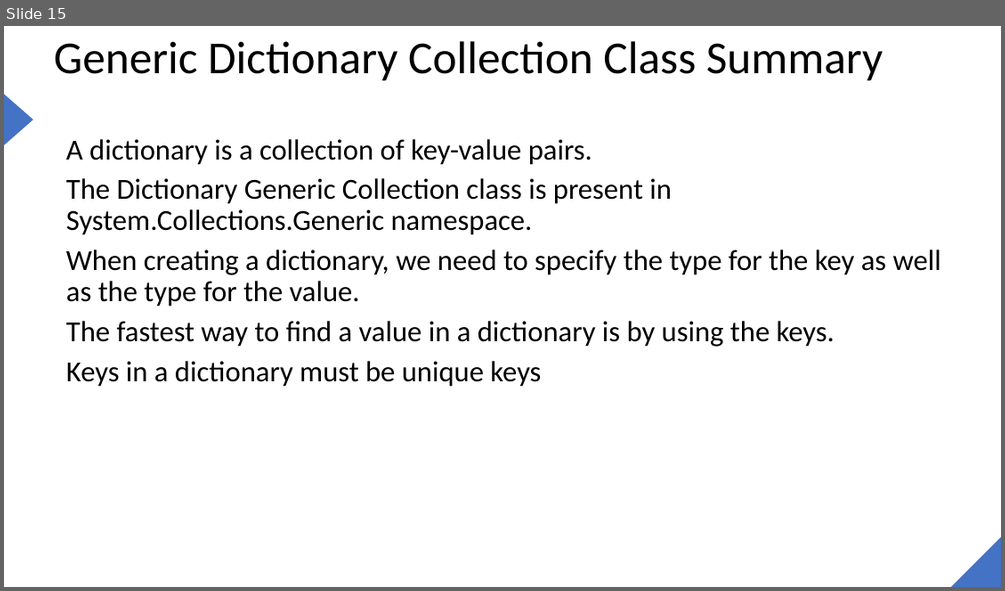
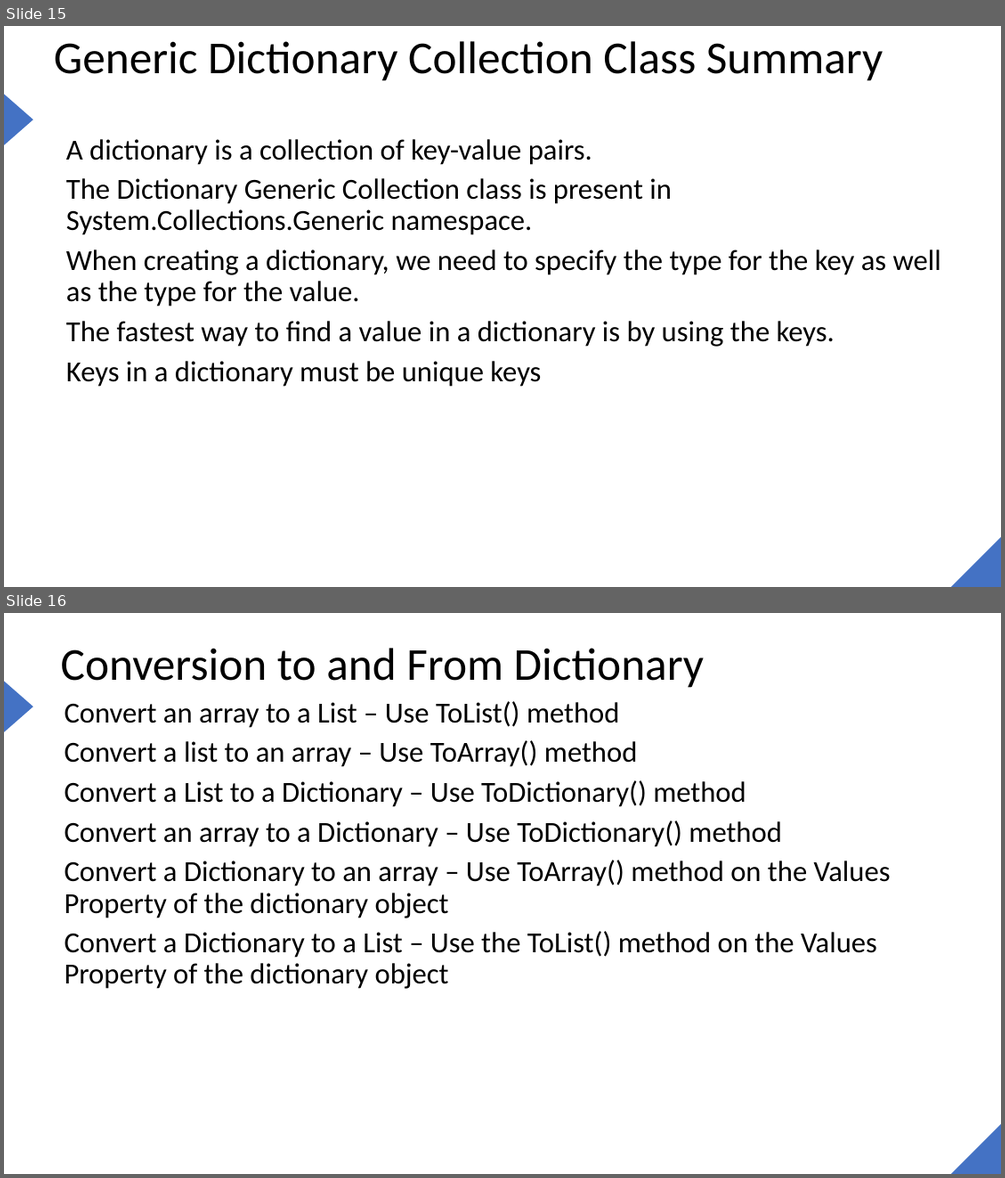
Before and after one commit to joe6276/The-sharp-Repo, a slide deck: Slides/4. Datatypes/Collections/Generic Collection/Dictionary.pptx. Shown one above the other, each under a label of ours: slide 15 before the commit, slides 15 and 16 after it. The pictures are 1005x591 and 1005x1178 pixels, drawn with LibreOffice and Linux fonts; fonts in the diff are those of the drawing. Boxes give left, top, right and bottom in pixels: in the first picture for what was removed or moved away, otherwise in the second. Text is boxed around its words. In the diff, an @@ line names an element or a change of style, - is before the commit and + after.

Commit message:
Working on Differences between List vs Dictionary

```diff
--- a/Slides/4. Datatypes/Collections/Generic Collection/Dictionary.pptx
+++ b/Slides/4. Datatypes/Collections/Generic Collection/Dictionary.pptx
@@ slide 16 added at (4,613,1001,1174), background #FFFFFF; not listed: 2 template elements that a slide beside it also shows @@
@@ title added at (61,648,704,688), 44 pt, text #000000 @@
+Conversion to and From Dictionary
@@ text added at (65,701,890,989), 28 pt, text #000000 @@
+Convert an array to a List – Use ToList() method
+Convert a list to an array – Use ToArray() method
+Convert a List to a Dictionary – Use ToDictionary() method
+Convert an array to a Dictionary – Use ToDictionary() method
+Convert a Dictionary to an array – Use ToArray() method on the Values Property of the dictionary object
+Convert a Dictionary to a List – Use the ToList() method on the Values Property of the dictionary object
```
Also in this commit, not shown: 1 other file.
